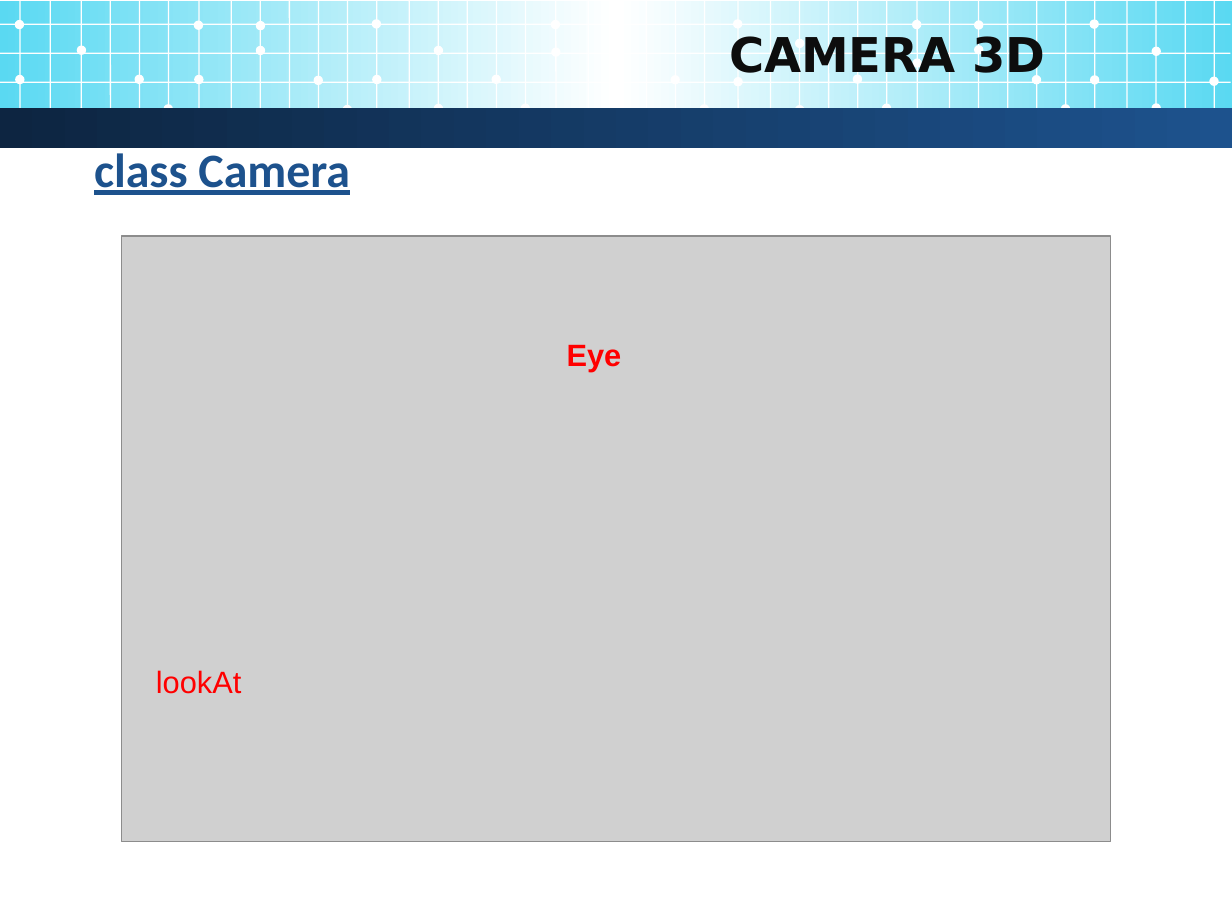
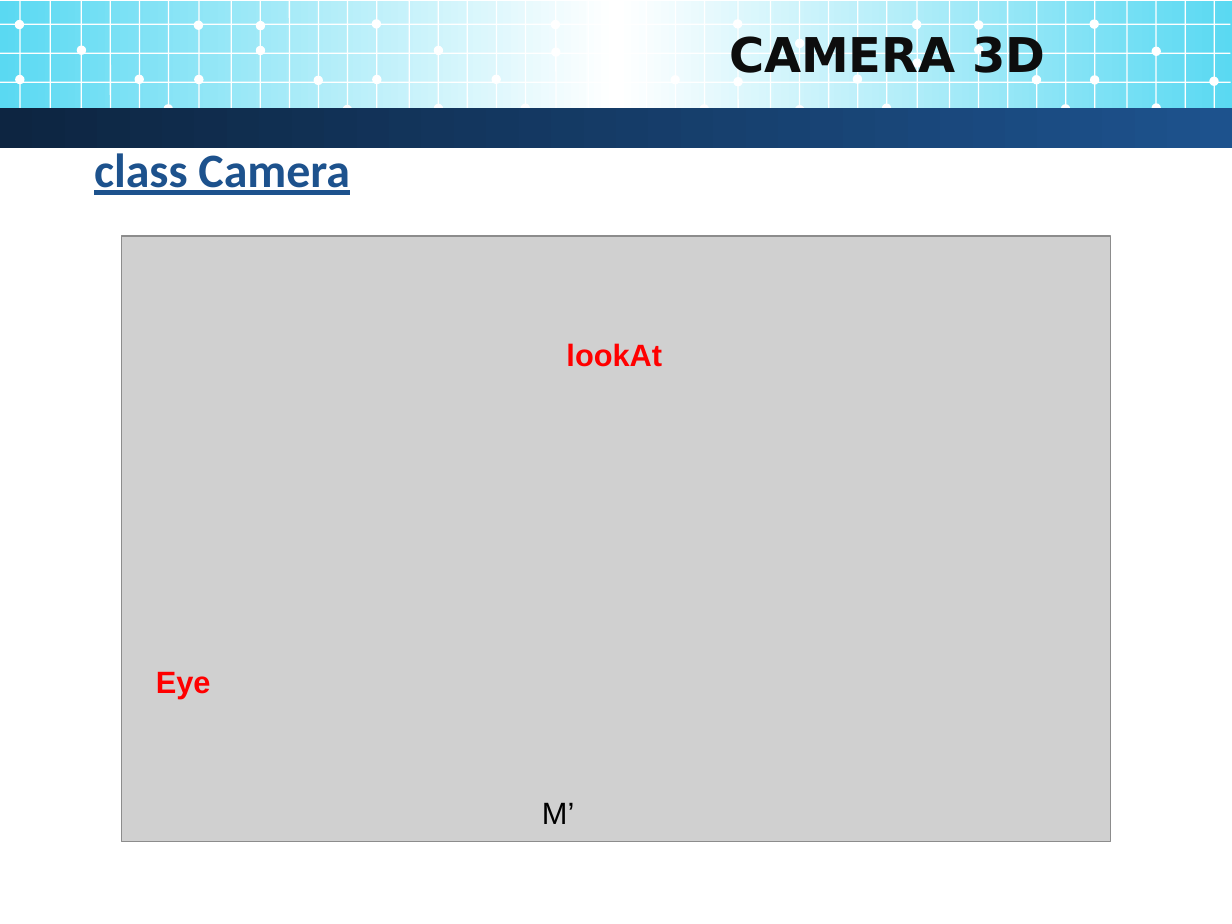
Before and after one commit to jundat/jogl-tank3d, a slide deck: slide 13 of Slide/3D Programming.pptx (slide 10 before the commit). Drawn at 1232x924 pixels with LibreOffice and Linux fonts; fonts in the diff are those of the drawing; grey boxes stand for pictures; background and template pictures are left out. Boxes give left, top, right and bottom in pixels: in the first picture for what was removed or moved away, otherwise in the second. Text is boxed around its words. In the diff, an @@ line names an element or a change of style, - is before the commit and + after.

```diff
--- a/Slide/3D Programming.pptx
+++ b/Slide/3D Programming.pptx
@@ text "lookAt": place and size @@
-text "lookAt" at (156,670,242,694)
+text "lookAt" at (566,343,662,367)
@@ text "lookAt" at (566,343,662,367): bold on @@
@@ text "Eye": place and size @@
-text "Eye" at (567,345,622,372)
+text "Eye" at (156,672,211,699)
@@ text added at (542,803,574,824), 18 pt, text #000000 @@
+M’
```
Also in this commit, not shown: 6 other slides changed, 3 slides added, 1 other file.
